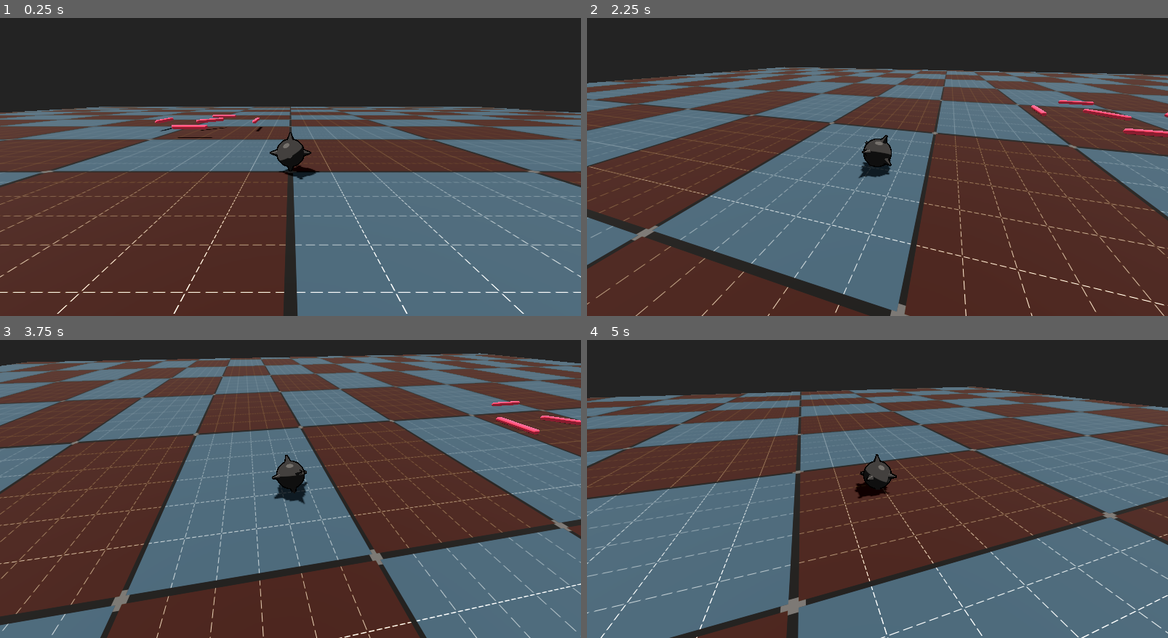
Above: before the commit, frames 1-4 (two rows, left to right).
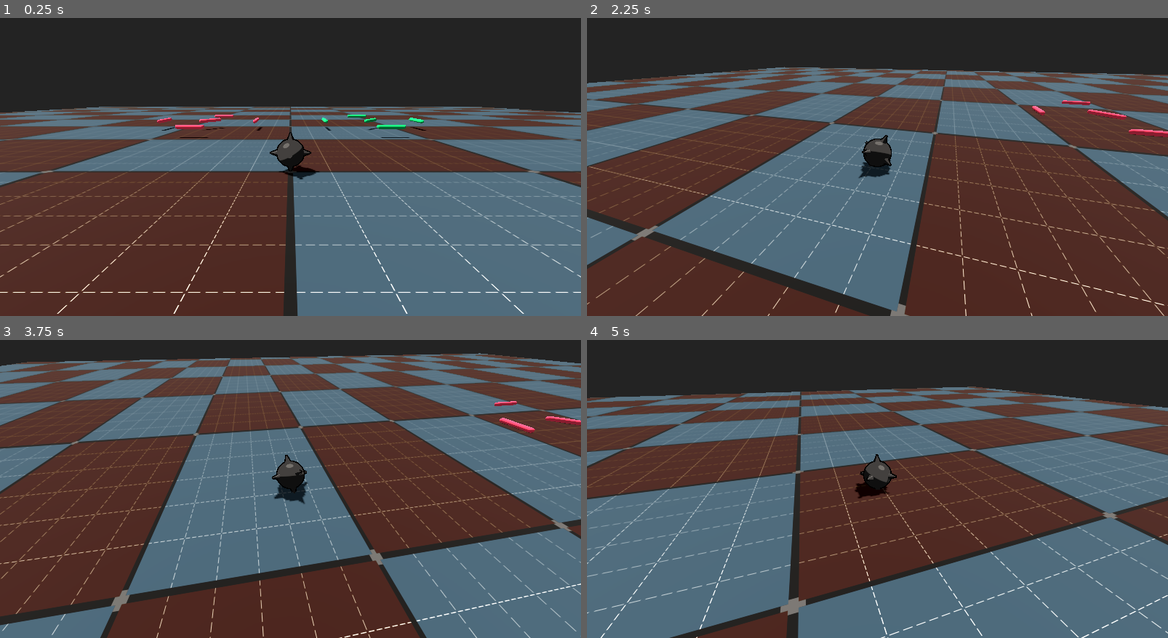
Above: after the commit, the same moments.

Repository: erikringwalters/pirate-jam-16-prototype
Game: Godot game, scene res://main.tscn
Same seed, same stepped clock (60 frames per second), same inputs: the game is played once before the commit and once after it.
Inputs (mouse positions are in pixels of both pictures, inside the frame that each line leads up to):
- Up to frame 1 (0.25 s): no input
- Up to frame 2 (2.25 s): move the mouse to (1005, 137) at 0.52 s; press the mouse at (1005, 137) at 0.53 s; hold D (move_right) 0.53-1.28 s; move the mouse to (848, 155) at 1.27 s; release the mouse at (848, 155) at 1.28 s; hold W (move_up) from 1.28 s (still down); click (848, 155) at 1.35 s; move the mouse to (889, 146) at 2.02 s; press the mouse at (889, 146) at 2.03 s
- Up to frame 3 (3.75 s): keep holding W (move_up); move the mouse to (284, 480) at 2.77 s; release the mouse at (284, 480) at 2.78 s; click (284, 480) at 2.85 s; move the mouse to (331, 480) at 3.52 s; press the mouse at (331, 480) at 3.53 s
- Up to frame 4 (5 s): keep holding W (move_up); move the mouse to (831, 471) at 4.27 s; release the mouse at (831, 471) at 4.28 s; click (831, 471) at 4.35 s

The runs differ from the first frame. In frame 1, 0.3% of the frame differs, in the area x 26-74%, y 32-41%; in frame 2, less than 0.1%; in frame 3, less than 0.1%; in frame 4, nothing differs.

Commit message:
pick-up (ground collision)

Diff:
--- a/main.tscn
+++ b/main.tscn
@@ -1,9 +1,10 @@
-[gd_scene load_steps=9 format=3 uid="uid://ct0tti2mfck6l"]
+[gd_scene load_steps=10 format=3 uid="uid://ct0tti2mfck6l"]
 
 [ext_resource type="PackedScene" uid="uid://bwge4babpy161" path="res://scenes/player.tscn" id="1_0xm2m"]
 [ext_resource type="PhysicsMaterial" uid="uid://baifveh640c1m" path="res://materials/physics_friction.tres" id="2_1bvp3"]
 [ext_resource type="Shader" uid="uid://cyolrnj113mxo" path="res://shaders/floor.gdshader" id="2_h2yge"]
 [ext_resource type="PackedScene" uid="uid://dqodrp0dyot7f" path="res://scenes/pickup_item_no_collision.tscn" id="4_1bvp3"]
+[ext_resource type="PackedScene" uid="uid://dlp1bs8xos8hq" path="res://scenes/pickup_item_ground_collision.tscn" id="5_lquwl"]
 
 [sub_resource type="Environment" id="Environment_h2yge"]
 background_mode = 1
@@ -66,7 +67,7 @@
 light_energy = 2.0
 shadow_enabled = true
 
-[node name="PickupItemNoCollision" parent="." groups=["NoCollision", "Pickup"] instance=ExtResource("4_1bvp3")]
+[node name="PickupItemNoCollision" parent="." instance=ExtResource("4_1bvp3")]
 transform = Transform3D(-4.37114e-08, -1, 0, 1, -4.37114e-08, 0, 0, 0, 1, 7, 1, 7)
 
 [node name="PickupItemNoCollision2" parent="." instance=ExtResource("4_1bvp3")]
@@ -80,3 +81,18 @@
 
 [node name="PickupItemNoCollision5" parent="." instance=ExtResource("4_1bvp3")]
 transform = Transform3D(-3.09086e-08, -0.707107, 0.707107, 1, -4.37114e-08, 0, 3.09086e-08, 0.707107, 0.707107, 7, 1, 11)
+
+[node name="PickupItemGroundCollision" parent="." instance=ExtResource("5_lquwl")]
+transform = Transform3D(-4.37114e-08, -1, 0, 1, -4.37114e-08, 0, 0, 0, 1, -7, 1, 7)
+
+[node name="PickupItemGroundCollision2" parent="." instance=ExtResource("5_lquwl")]
+transform = Transform3D(-4.37114e-08, -1, 0, 1, -4.37114e-08, 0, 0, 0, 1, -7, 1, 15)
+
+[node name="PickupItemGroundCollision3" parent="." instance=ExtResource("5_lquwl")]
+transform = Transform3D(1.91069e-15, 4.37114e-08, -1, 1, -4.37114e-08, 0, -4.37114e-08, -1, -4.37114e-08, -3, 1, 11)
+
+[node name="PickupItemGroundCollision4" parent="." instance=ExtResource("5_lquwl")]
+transform = Transform3D(1.91069e-15, 4.37114e-08, -1, 1, -4.37114e-08, 0, -4.37114e-08, -1, -4.37114e-08, -11, 1, 11)
+
+[node name="PickupItemGroundCollision5" parent="." instance=ExtResource("5_lquwl")]
+transform = Transform3D(-3.09086e-08, -0.707107, 0.707107, 1, -4.37114e-08, 0, 3.09086e-08, 0.707107, 0.707107, -7, 1, 11)
--- /dev/null
+++ b/scenes/pickup_item_ground_collision.tscn
@@ -0,0 +1,22 @@
+[gd_scene load_steps=4 format=3 uid="uid://dlp1bs8xos8hq"]
+
+[sub_resource type="CapsuleShape3D" id="CapsuleShape3D_236xm"]
+radius = 0.15
+
+[sub_resource type="StandardMaterial3D" id="StandardMaterial3D_ud4yb"]
+albedo_color = Color(0, 0.696657, 0.366257, 1)
+
+[sub_resource type="CapsuleMesh" id="CapsuleMesh_xv72k"]
+material = SubResource("StandardMaterial3D_ud4yb")
+radius = 0.15
+
+[node name="PickupItemGroundCollision" type="RigidBody3D" groups=["GroundCollision", "Pickup"]]
+transform = Transform3D(-4.37114e-08, -1, 0, 1, -4.37114e-08, 0, 0, 0, 1, 0, 0, 0)
+collision_layer = 5
+collision_mask = 5
+
+[node name="CollisionShape3D" type="CollisionShape3D" parent="."]
+shape = SubResource("CapsuleShape3D_236xm")
+
+[node name="MeshInstance3D" type="MeshInstance3D" parent="CollisionShape3D"]
+mesh = SubResource("CapsuleMesh_xv72k")
--- a/scenes/pickup_item_no_collision.tscn
+++ b/scenes/pickup_item_no_collision.tscn
@@ -4,14 +4,12 @@
 
 [sub_resource type="CapsuleShape3D" id="CapsuleShape3D_h2yge"]
 radius = 0.15
-height = 2.5
 
 [sub_resource type="CapsuleMesh" id="CapsuleMesh_1bvp3"]
 material = ExtResource("1_jbg8y")
 radius = 0.15
-height = 2.5
 
-[node name="PickupItem" type="RigidBody3D"]
+[node name="PickupItem" type="RigidBody3D" groups=["NoCollision", "Pickup"]]
 transform = Transform3D(-4.37114e-08, -1, 0, 1, -4.37114e-08, 0, 0, 0, 1, 0, 0, 0)
 collision_layer = 5
 collision_mask = 5
--- a/scenes/player.gd
+++ b/scenes/player.gd
@@ -77,6 +77,8 @@
 
 func _on_pickup_body_entered(body: Node3D) -> void:
 	print(body)
-	body.reparent(self, true)
-	body.process_mode = Node.PROCESS_MODE_DISABLED
-	#body.freeze = true
+	if(body.is_in_group("Pickup") && body.is_in_group("NoCollision")):
+		body.reparent(self, true)
+		body.process_mode = Node.PROCESS_MODE_DISABLED
+	if(body.is_in_group("Pickup") && body.is_in_group("GroundCollision")):
+		body.get_node("CollisionShape3D").reparent(self, true)
